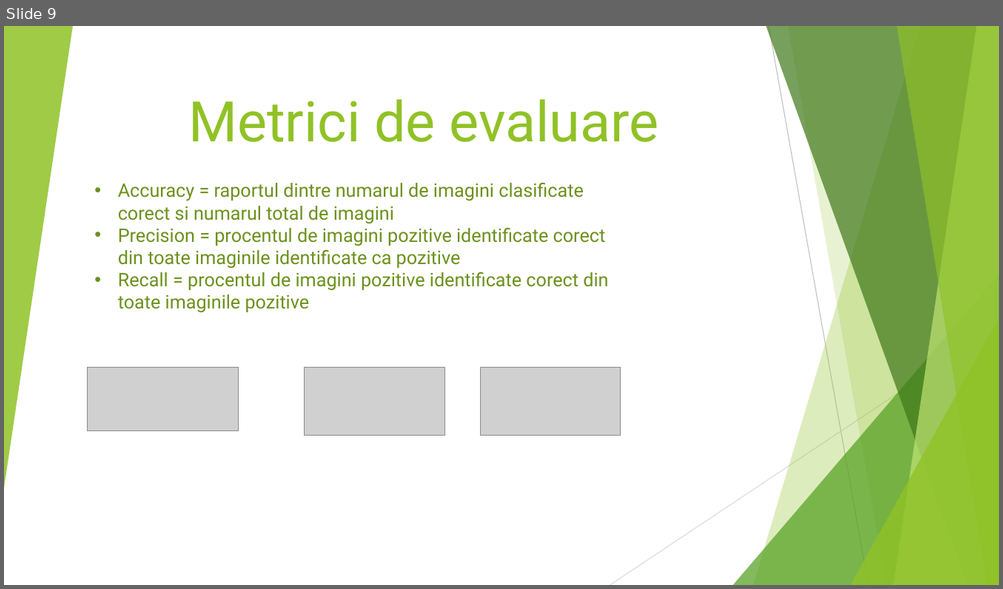
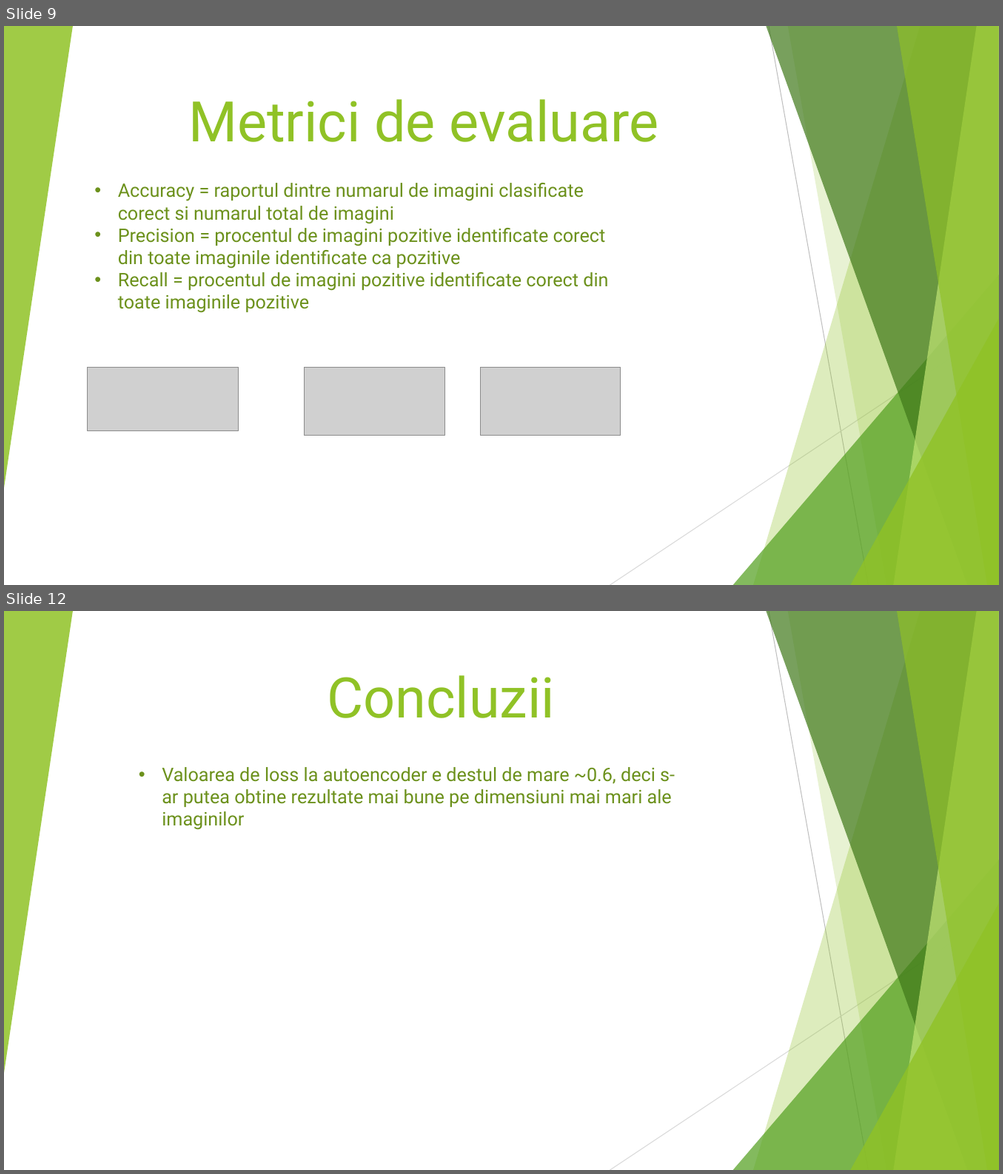
Before and after one commit to StefanSebastian/HydrangeaDetection, a slide deck: documentatie/prezentare2.pptx. Shown one above the other, each under a label of ours: slide 9 before the commit, slides 9 and 12 after it; the slides between them are not shown. The pictures are 1003x589 and 1003x1174 pixels, drawn with LibreOffice and Linux fonts; fonts in the diff are those of the drawing; grey boxes stand for pictures. Boxes give left, top, right and bottom in pixels: in the first picture for what was removed or moved away, otherwise in the second. Text is boxed around its words. In the diff, an @@ line names an element or a change of style, - is before the commit and + after.

```diff
--- a/documentatie/prezentare2.pptx
+++ b/documentatie/prezentare2.pptx
@@ slide 12 added at bbox=[4, 611, 999, 1170], background #FFFFFF; not listed: 10 template elements that a slide beside it also shows @@
@@ title added at bbox=[327, 675, 555, 718], 54 pt, text #90C226 @@
+Concluzii
@@ text added at bbox=[162, 767, 674, 830], 18 pt, text #6C921D @@
+• Valoarea de loss la autoencoder e destul de mare ~0.6, deci s-ar putea obtine rezultate mai bune pe dimensiuni mai mari ale imaginilor
```
Also in this commit, not shown: 1 slide changed, 1 other slide added, 1 slide removed, 2 other files.
